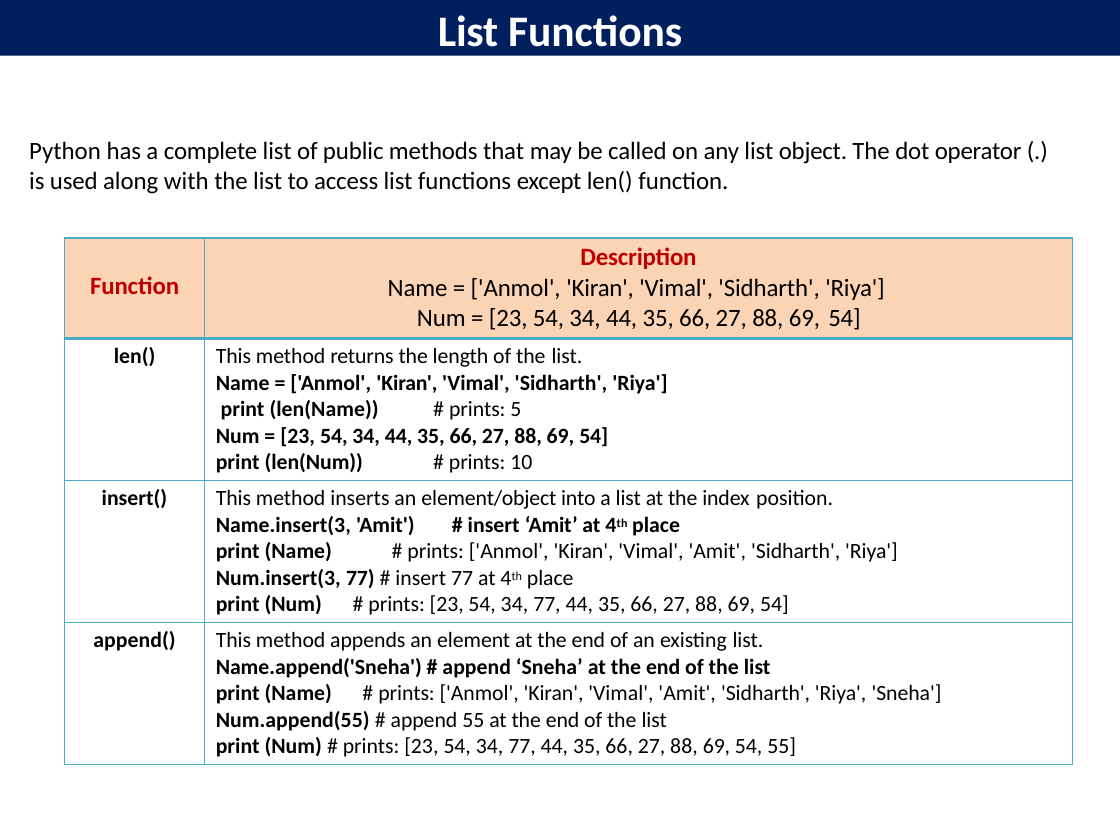
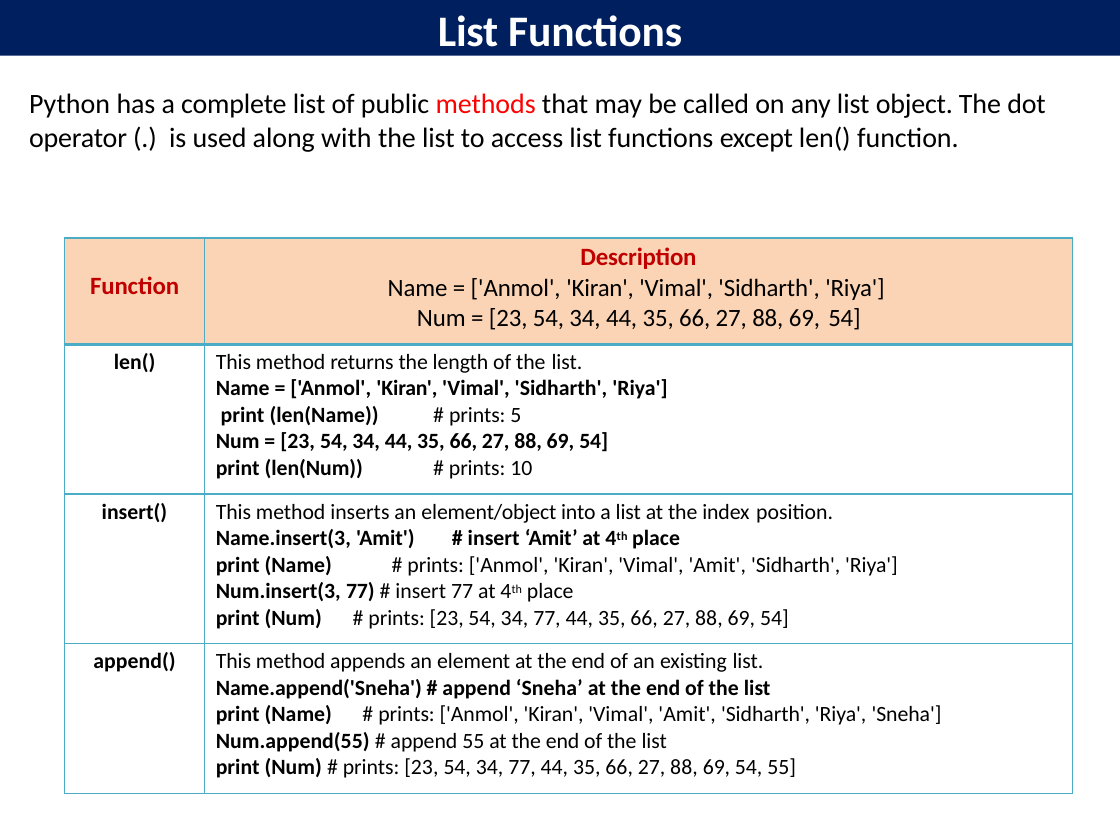
Before and after one commit to davcpscn/XI, a slide deck: slide 14 of Presentations/Lists.pptx (slide 13 before the commit). Drawn at 1120x840 pixels with LibreOffice and Linux fonts; fonts in the diff are those of the drawing. Boxes give left, top, right and bottom in pixels: in the first picture for what was removed or moved away, otherwise in the second. Text is boxed around its words. In the diff, an @@ line names an element or a change of style, - is before the commit and + after.

Commit message:
Python List ppt and Assignment

```diff
--- a/Presentations/Lists.pptx
+++ b/Presentations/Lists.pptx
@@ text "Python has a complete list ...": place and size @@
-text "Python has a complete list ..." at (29,141,1022,194)
+text "Python has a complete list ..." at (29,93,1045,152)
@@ text "Python has a complete list ..." at (29,93,1045,152): size 16 to 18 pt; text colour #000000 to #FF0000 in "methods" @@
@@ table: place and size @@
-table at (65,239,1073,765)
+table at (65,239,1073,794)
```
Also in this commit, not shown: 8 other slides changed, 2 slides added, 1 slide removed, 3 other files.
